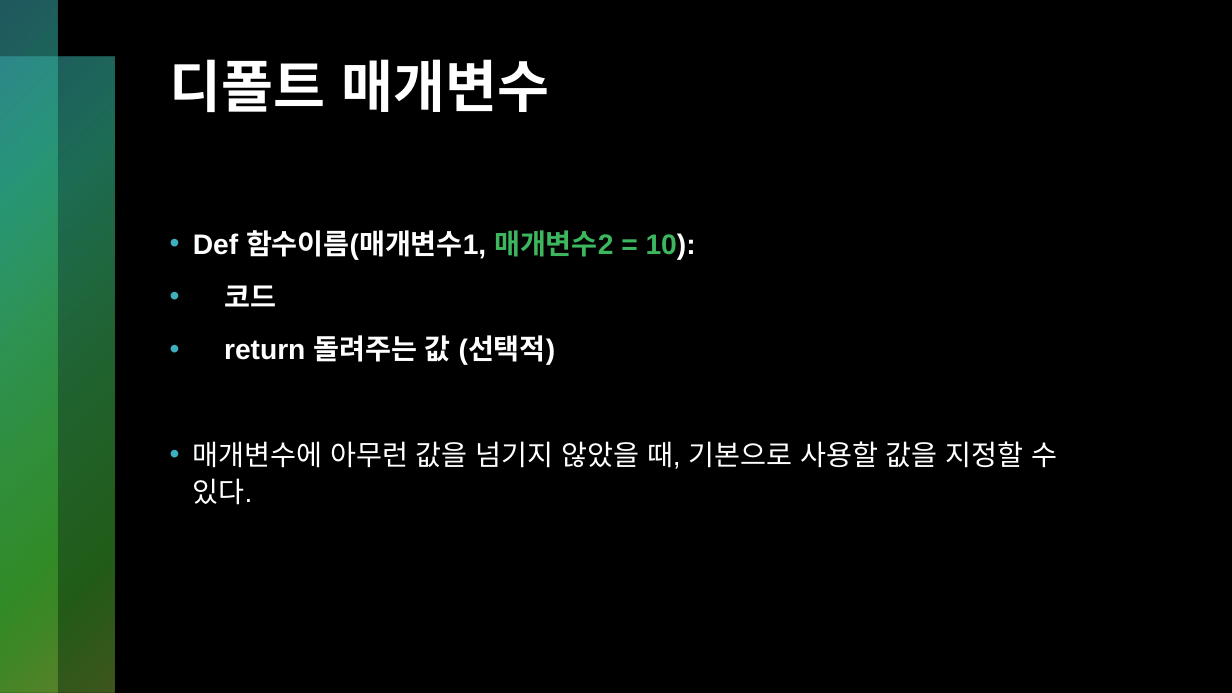
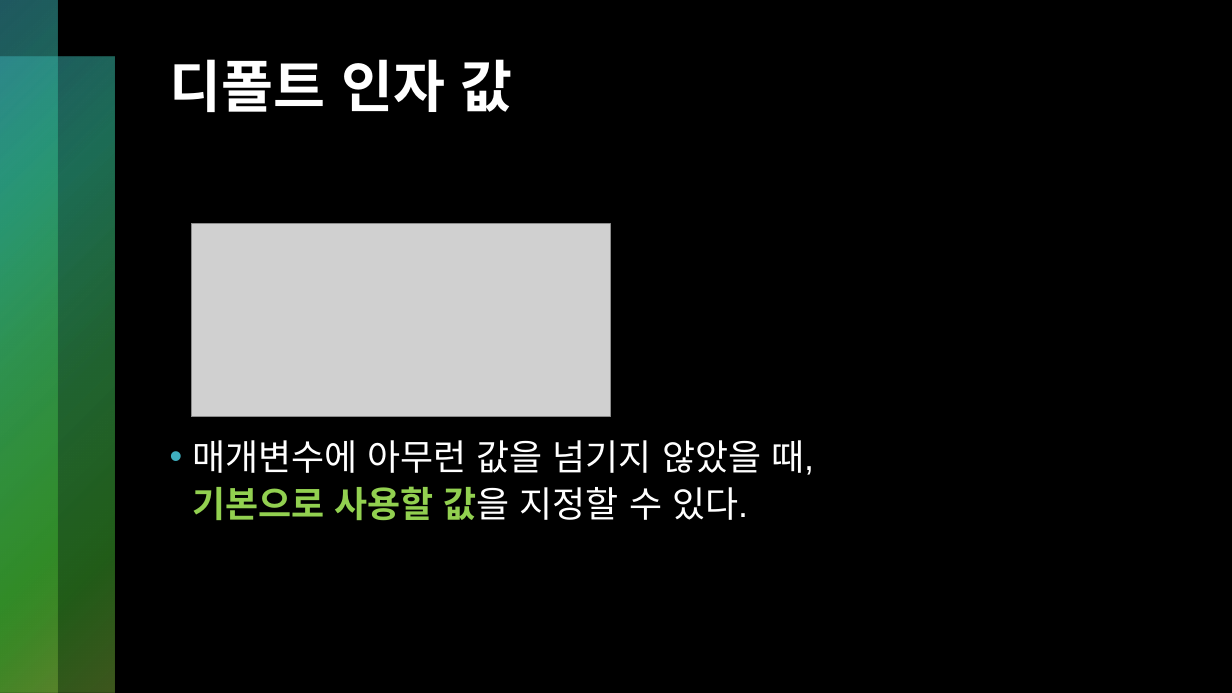
Before and after one commit to kckc0608/hiarc-2024-1-basic-study, a slide deck: slide 8 of [2024-1 기초 스터디] 7. 함수, 재귀함수.pptx. Drawn at 1232x693 pixels with LibreOffice and Linux fonts; fonts in the diff are those of the drawing; grey boxes stand for pictures. Boxes give left, top, right and bottom in pixels: in the first picture for what was removed or moved away, otherwise in the second. Text is boxed around its words. In the diff, an @@ line names an element or a change of style, - is before the commit and + after.

```diff
--- a/[2024-1 기초 스터디] 7. 함수, 재귀함수.pptx
+++ b/[2024-1 기초 스터디] 7. 함수, 재귀함수.pptx
@@ title at (170,59,513,112): text changed @@
-디폴트 매개변수
+디폴트 인자 값
@@ text "매개변수에 아무런 값을 넘기지 않았을 ..." at (193,440,814,521): size 22 to 28 pt; text colour #FFFFFF to #92D050, bold on in "기본으로 사용할 값을" @@
@@ picture added at (191,224,611,417) @@
@@ text at (193,230,696,365): paragraphs removed @@
-• Def 함수이름(매개변수1, 매개변수2 = 10):
-• 코드
-• return 돌려주는 값 (선택적)
```
Also in this commit, not shown: 16 other slides changed, 43 slides added, 4 slides removed, 12 other files.
